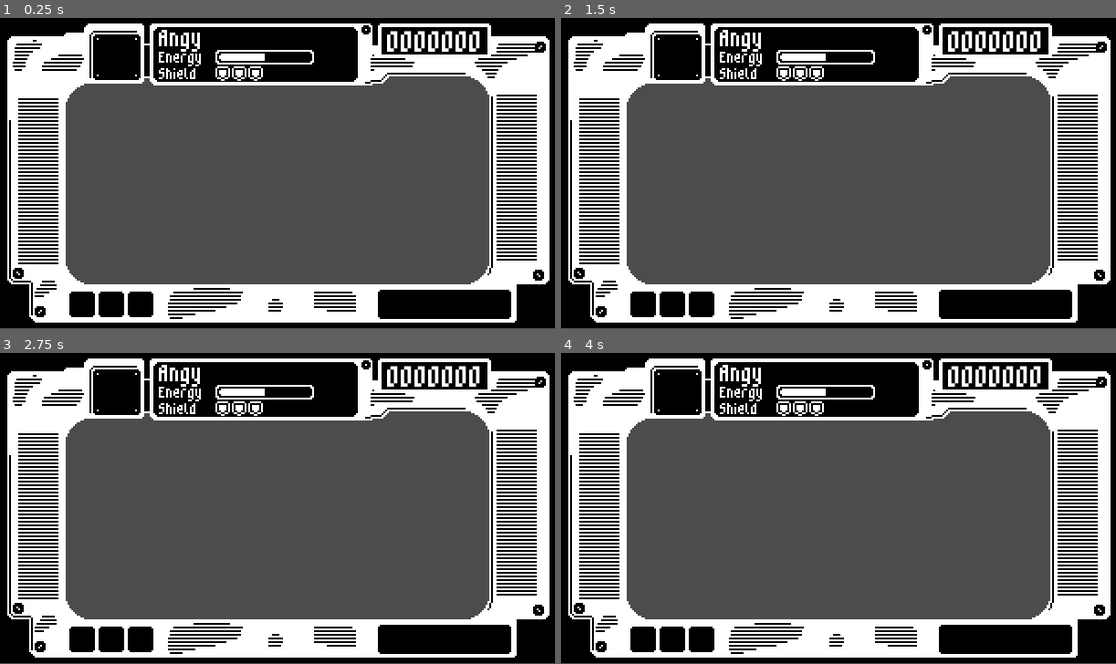
Above: before the commit, frames 1-4 (two rows, left to right).
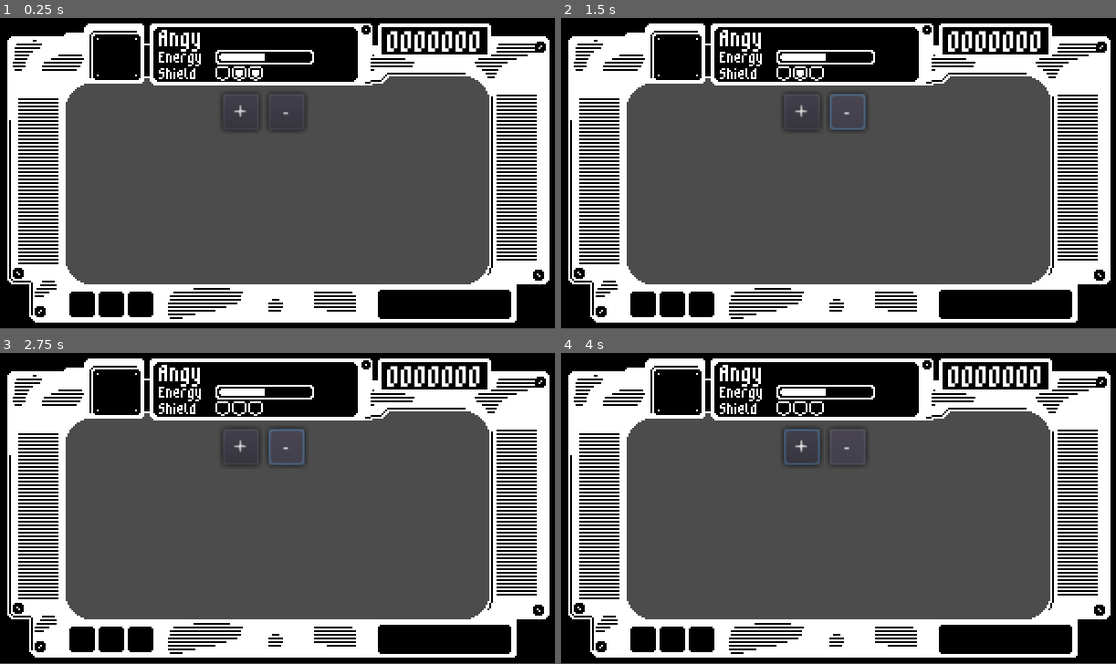
Above: after the commit, the same moments.

Repository: fguillen/FlyingCandies
Game: Godot game, scene res://GUI/HUD.tscn
The game is run twice, just before and just after one commit, with the same random seed, the same clock (stepped at 60 frames per second) and the same inputs. This scene is started directly instead of the project's main scene.
Inputs (mouse positions are in pixels of both pictures, inside the frame that each line leads up to):
- Up to frame 1 (0.25 s): no input
- Up to frame 2 (1.5 s): click (799, 111) at 0.5 s, where only the run after the commit has a clickable "+"; click (849, 111) at 1.25 s, where only the run after the commit has a clickable "-"
- Up to frame 3 (2.75 s): tap Enter (ui_accept) at 2, 2.27 s; hold Right (ui_right) from 2.03 s (still down)
- Up to frame 4 (4 s): tap Enter (ui_accept) at 2.75, 3.02, 3.5 s; release Right (ui_right) at 3.53 s; hold Left (ui_left) from 3.53 s (still down)

The runs differ from the first frame. In frame 1, 0.2% of the frame differs, in the area x 39-56%, y 16-37%; in frame 2, 0.3%; in frame 3, 0.4%; in frame 4, 0.3%.

Commit message:
Adding removing shields

Diff:
--- a/GUI/HUD.gd
+++ b/GUI/HUD.gd
@@ -1,9 +1,11 @@
 extends Control
 
-onready var label_points:Label = $CanvasLayer/Panel/LabelPoints
+onready var label_points:Label = $"%LabelPoints"
+onready var shields_display := $"%ShieldsDisplay"
 
 func _ready():
-	var _i = Global.connect("points_changed", self, "on_points_changed")
+	Global.connect("points_changed", self, "on_points_changed")
+	Global.connect("points_changed", self, "on_points_changed")
 
 func on_points_changed(value):
 	label_points.set_points(value)
--- a/GUI/HUD.tscn
+++ b/GUI/HUD.tscn
@@ -78,6 +78,7 @@
 text = "Shield"
 
 [node name="ShieldsDisplay" parent="CanvasLayer/Panel/Main" instance=ExtResource( 3 )]
+unique_name_in_owner = true
 margin_left = 34.0
 margin_top = 21.0
 margin_right = 78.0
@@ -92,3 +93,20 @@
 texture_under = ExtResource( 4 )
 texture_progress = ExtResource( 5 )
 texture_progress_offset = Vector2( 2, 2 )
+
+[node name="AddShieldFull" type="Button" parent="CanvasLayer/Panel/Main"]
+margin_left = 38.0
+margin_top = 36.0
+margin_right = 50.0
+margin_bottom = 56.0
+text = "+"
+
+[node name="RemoveShieldFull" type="Button" parent="CanvasLayer/Panel/Main"]
+margin_left = 63.0
+margin_top = 36.0
+margin_right = 83.0
+margin_bottom = 56.0
+text = "-"
+
+[connection signal="pressed" from="CanvasLayer/Panel/Main/AddShieldFull" to="CanvasLayer/Panel/Main/ShieldsDisplay" method="add_shield_full"]
+[connection signal="pressed" from="CanvasLayer/Panel/Main/RemoveShieldFull" to="CanvasLayer/Panel/Main/ShieldsDisplay" method="remove_shield_full"]
--- a/GUI/ShieldsDisplay.gd
+++ b/GUI/ShieldsDisplay.gd
@@ -1,29 +1,82 @@
+class_name ShieldDisplay
 extends Control
 
 export (Resource) var shield_template
 
-export (int) var num_hearts := 3 setget set_num_hearts
+export (int) var ini_num_shields := 3
+export (int) var ini_num_shields_full := 3
+
+var num_shields setget set_num_shields
+var num_shields_full setget set_num_shields_full
 
 onready var shields_control := $Shields
 
 
 func _ready():
-	set_num_hearts(num_hearts)
+	set_num_shields(ini_num_shields)
+	num_shields_full = ini_num_shields
+	set_num_shields_full(ini_num_shields_full)
 
 
-func set_num_hearts(value):
-	num_hearts = value
+func set_num_shields(value):
 	remove_all_shields()
 	for i in value:
 		add_shield()
 
 
+func set_num_shields_full(value):
+	if value > num_shields_full:
+		add_shield_full()
+		set_num_shields_full(value)
+	elif value < num_shields_full:
+		remove_shield_full()
+		set_num_shields_full(value)
+
+
+func add_shield_full():
+	print("add_shield_full")
+
+	if num_shields_full == num_shields:
+		print("All shields already full but trying to full another one")
+		return
+
+	num_shields_full += 1
+
+	print("num_shields_full: ", num_shields_full, " ,", num_shields)
+	shields_control.get_child(num_shields_full - 1).full = true
+
+
+func remove_shield_full():
+	print("remove_shield_full")
+
+	if num_shields_full == 0:
+		print("All shields already empty but trying to empty another one")
+		return
+
+	num_shields_full -= 1
+	print("num_shields_full: ", num_shields_full)
+	shields_control.get_child(num_shields_full).full = false
+
+
 func remove_all_shields():
+	num_shields = 0
 	for child in shields_control.get_children():
 		child.queue_free()
 
 
 func add_shield():
-	num_hearts += 1
+	num_shields += 1
 	var shield = shield_template.instance()
 	shields_control.add_child(shield)
+
+
+func _on_ButtonAdd_pressed():
+	add_shield_full()
+
+
+func _on_ButtonRemove_pressed():
+	remove_shield_full()
+
+
+func _on_RemoveShieldFull_pressed():
+	pass # Replace with function body.
--- a/GUI/ShieldsDisplay.tscn
+++ b/GUI/ShieldsDisplay.tscn
@@ -4,10 +4,11 @@
 [ext_resource path="res://GUI/ShieldsDisplay.gd" type="Script" id=2]
 
 [node name="ShieldsDisplay" type="Control"]
-margin_right = 44.0
-margin_bottom = 8.0
+margin_right = 54.0
+margin_bottom = 10.0
 script = ExtResource( 2 )
 shield_template = ExtResource( 1 )
+ini_num_shields_full = 2
 
 [node name="Shields" type="HBoxContainer" parent="."]
 anchor_right = 1.0
@@ -17,9 +18,9 @@
 
 [node name="ShieldUI" parent="Shields" instance=ExtResource( 1 )]
 margin_right = 8.0
-margin_bottom = 8.0
+margin_bottom = 10.0
 
 [node name="ShieldUI2" parent="Shields" instance=ExtResource( 1 )]
 margin_left = 9.0
 margin_right = 17.0
-margin_bottom = 8.0
+margin_bottom = 10.0
--- a/project.godot
+++ b/project.godot
@@ -113,6 +113,11 @@
 "class": "ProjectileBase",
 "language": "GDScript",
 "path": "res://Character/ProjectileBase.gd"
+}, {
+"base": "Control",
+"class": "ShieldDisplay",
+"language": "GDScript",
+"path": "res://GUI/ShieldsDisplay.gd"
 }, {
 "base": "Control",
 "class": "ShieldUI",
@@ -201,6 +206,7 @@
 "Player": "",
 "ProjectileBall": "",
 "ProjectileBase": "",
+"ShieldDisplay": "",
 "ShieldUI": "",
 "ShipEngine": "",
 "State": "",
